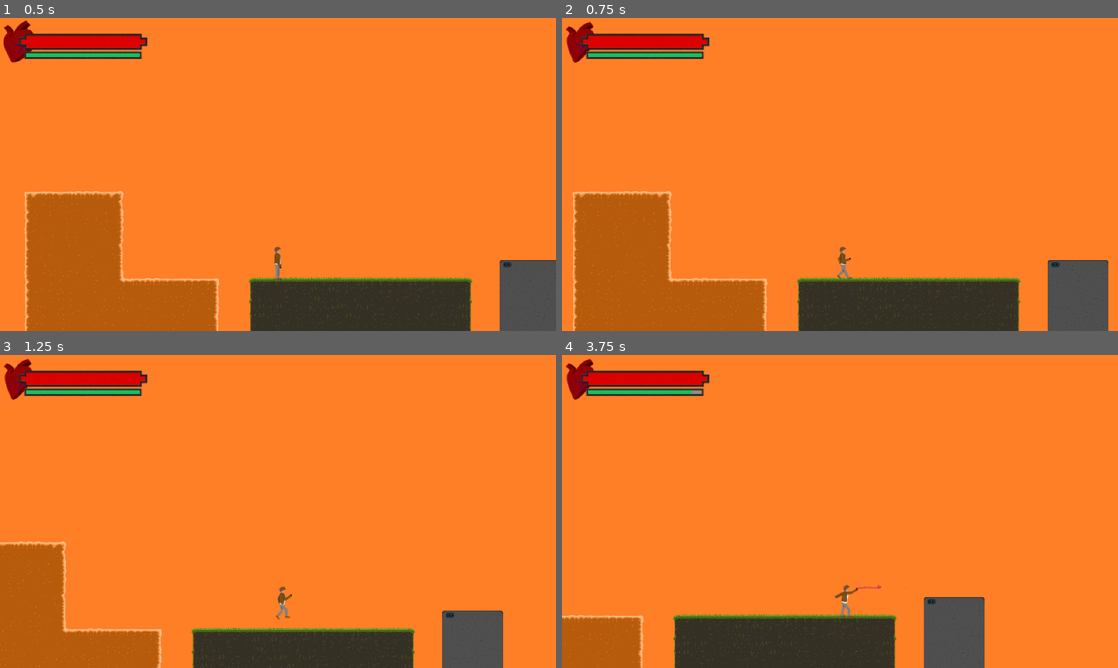
Above: before the commit, frames 1-4 (two rows, left to right).
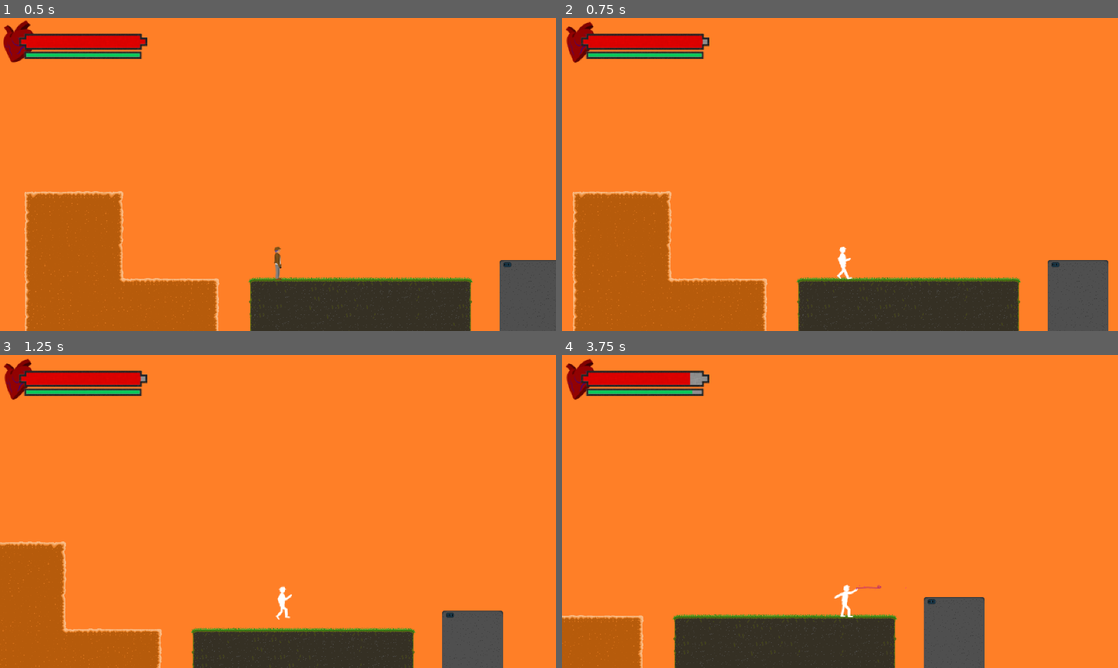
Above: after the commit, the same moments.

Repository: Pfeifenreiniger/NeonRelic
Game: Godot game, scene res://scenes/levels/test_level/test_level.tscn
Two runs of this game, one before a commit and one after it. Both use one fixed random seed, a clock stepped at 60 frames per second and the inputs below.
Inputs:
- Up to frame 1 (0.5 s): no input
- Up to frame 2 (0.75 s): tap Enter (ingame_climb_up_ledge) at 0.5 s; hold Right (ingame_move_right) from 0.53 s (still down); tap K (ingame_player_damage, bound only after the commit) at 0.6 s
- Up to frame 3 (1.25 s): keep holding Right (ingame_move_right); tap W (ingame_jump) at 0.77 s
- Up to frame 4 (3.75 s): tap S (ingame_duck) at 1.35 s; tap W (ingame_jump) at 1.52, 3.02 s; tap K (ingame_player_damage, bound only after the commit) at 1.55, 2.3, 2.85, 3.6 s; release Right (ingame_move_right) at 2.03 s; hold A (ingame_move_left) 2.03-2.78 s; hold Space (ingame_whip_attack) 2.03-2.78 s; hold Right (ingame_move_right) from 2.78 s (still down)

Frame 1 is identical in both runs. In frame 2, 0.1% of the frame differs, in the area x 25-53%, y 6-84%; in frame 3, 0.2%; in frame 4, 0.3%, in the area x 23-54%, y 5-84%.

Commit message:
added shader animation for received player damage

Diff:
--- a/project.godot
+++ b/project.godot
@@ -57,6 +57,11 @@
 "events": [Object(InputEventKey,"resource_local_to_scene":false,"resource_name":"","device":-1,"window_id":0,"alt_pressed":false,"shift_pressed":false,"ctrl_pressed":false,"meta_pressed":false,"pressed":false,"keycode":0,"physical_keycode":32,"key_label":0,"unicode":32,"echo":false,"script":null)
 ]
 }
+ingame_player_damage={
+"deadzone": 0.5,
+"events": [Object(InputEventKey,"resource_local_to_scene":false,"resource_name":"","device":-1,"window_id":0,"alt_pressed":false,"shift_pressed":false,"ctrl_pressed":false,"meta_pressed":false,"pressed":false,"keycode":0,"physical_keycode":75,"key_label":0,"unicode":107,"echo":false,"script":null)
+]
+}
 
 [layer_names]
 
--- /dev/null
+++ b/scenes/entities/player/player.gdshader
@@ -0,0 +1,27 @@
+shader_type canvas_item;
+
+// uniform attribute to control blink status
+uniform bool doBlink = false;
+
+// 3-dimensional color values for white
+const vec3 whiteColor = vec3(1.0, 1.0, 1.0);
+
+
+void fragment() {
+
+	vec4 originalColor = texture(TEXTURE, UV);
+
+	vec4 targetColor;
+
+	// get alpha value of pixel
+	float current_alpha = originalColor.a;
+
+	if (doBlink == true) {
+		targetColor = vec4(whiteColor, current_alpha);
+	} else {
+		targetColor = originalColor;
+	}
+
+	COLOR = targetColor;
+
+}
--- a/scenes/entities/player/player.tscn
+++ b/scenes/entities/player/player.tscn
@@ -28,6 +28,7 @@
 [ext_resource type="Texture2D" uid="uid://bxlr3lyysabkn" path="res://scenes/entities/player/sprites/run_left/run_left_f8.png" id="8_4162n"]
 [ext_resource type="PackedScene" uid="uid://crm1ml21cib0l" path="res://scenes/entities/player/player_invulnerable_handler.tscn" id="8_chmwa"]
 [ext_resource type="Texture2D" uid="uid://cenonx3baeatt" path="res://scenes/entities/player/sprites/duck_right/duck_right_f3.png" id="8_rhij6"]
+[ext_resource type="Shader" path="res://scenes/entities/player/player.gdshader" id="9_0leun"]
 [ext_resource type="Texture2D" uid="uid://dt7k6mi4r7u2q" path="res://scenes/entities/player/sprites/climb_up_ledge_left/climb_up_ledge_left_f6.png" id="9_cvwcl"]
 [ext_resource type="Texture2D" uid="uid://cgmbmmlie71kw" path="res://scenes/entities/player/sprites/run_right/run_right_f1.png" id="9_gexdb"]
 [ext_resource type="Texture2D" uid="uid://dw527jit8cr1l" path="res://scenes/entities/player/sprites/duck_right/duck_right_f4.png" id="9_w11up"]
@@ -154,6 +155,10 @@
 [sub_resource type="RectangleShape2D" id="RectangleShape2D_ol62l"]
 size = Vector2(20, 1)
 
+[sub_resource type="ShaderMaterial" id="ShaderMaterial_sy6sw"]
+shader = ExtResource("9_0leun")
+shader_parameter/doBlink = false
+
 [sub_resource type="SpriteFrames" id="SpriteFrames_v81g4"]
 animations = [{
 "frames": [{
@@ -711,6 +716,7 @@
 shape = SubResource("RectangleShape2D_ol62l")
 
 [node name="Animations" type="AnimatedSprite2D" parent="."]
+material = SubResource("ShaderMaterial_sy6sw")
 sprite_frames = SubResource("SpriteFrames_v81g4")
 animation = &"roll_left"
 frame = 9
--- a/scenes/entities/player/player_animations_handler.gd
+++ b/scenes/entities/player/player_animations_handler.gd
@@ -139,6 +139,7 @@
 					player.animation_to_change = true
 					player.can_whip_attack_charge = false
 					player.weapon_handler.current_weapon.reset_whip_attack_damage()
+					player.invulnerable_handler.become_invulnerable(0.5, false)
 				else:
 					player.animations.pause()
 					# ToDo: display charge animation
--- a/scenes/entities/player/player_controls_handler.gd
+++ b/scenes/entities/player/player_controls_handler.gd
@@ -14,6 +14,15 @@
 
 func _ready():
 	jump_button_press_timer.timeout.connect(on_jump_button_press_timer_timeout)
+
+
+func test_player_damage() -> void:
+	"""
+	Test function to inflict player damage. Will be deleted later in development process.
+	Keyboard K
+	"""
+	if Input.is_action_just_pressed("ingame_player_damage"):
+		player.health_handler.get_damage(5)
 
 
 func move_x() -> void:
@@ -129,6 +138,8 @@
 	move_x()
 	move_y(delta)
 	move(delta)
+	# test function to inflict player damage via key press
+	test_player_damage()
 
 
 func check_if_player_can_horizontally_move() -> bool:
--- a/scenes/entities/player/player_invulnerable_handler.gd
+++ b/scenes/entities/player/player_invulnerable_handler.gd
@@ -1,6 +1,8 @@
 extends Node
 
 var is_invulnerable:bool = false
+
+var invulnerability_shader:bool = false
 
 @onready var player:CharacterBody2D = get_tree().get_first_node_in_group('player')
 
@@ -10,17 +12,17 @@
 	invulnerable_timer.timeout.connect(on_invulnerable_timer_timeout)
 
 
-func become_invulnerable(timer_value:float, with_animation:bool) -> void:
+func become_invulnerable(timer_value:float, with_shader:bool) -> void:
 	"""
 	Player gets invulnerable to damage for a short time period (defined in argument for parameter timer_value).
-	Invulnerability-animation starts only with true-argument of with_animation.
+	Invulnerability-shader-animation starts only with true-argument of with_shader.
 	"""
+	invulnerability_shader = with_shader
 	is_invulnerable = true
 	invulnerable_timer.wait_time = timer_value
 	invulnerable_timer.start()
-	if with_animation:
-		pass
-		# ToDo: start invulnerability animation (shader)
+	if invulnerability_shader:
+		player.animations.material.set_shader_parameter("doBlink", true)
 
 
 ###----------CONNECTED SIGNALS----------###
@@ -30,3 +32,6 @@
 	Time period of invulnerability is over -> player gets vulnerable again.
 	"""
 	is_invulnerable = false
+	if invulnerability_shader:
+		player.animations.material.set_shader_parameter("doBlink", false)
+		invulnerability_shader = false
--- a/scenes/weapons/whip/whip.tscn
+++ b/scenes/weapons/whip/whip.tscn
@@ -148,6 +148,7 @@
 
 [node name="WhipAttackParticles" type="GPUParticles2D" parent="."]
 position = Vector2(52, -2)
+emitting = false
 amount = 12
 process_material = SubResource("ParticleProcessMaterial_1jo83")
 lifetime = 1.5
Not shown: 1 places in scenes/entities/player/player.tscn that only renumber resources
